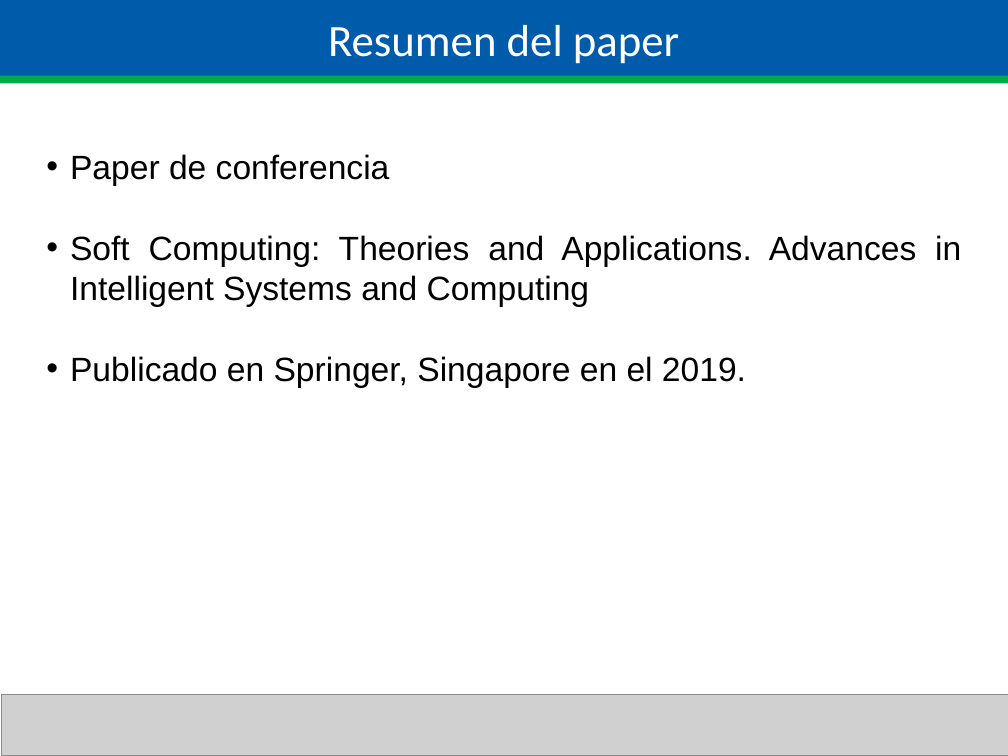
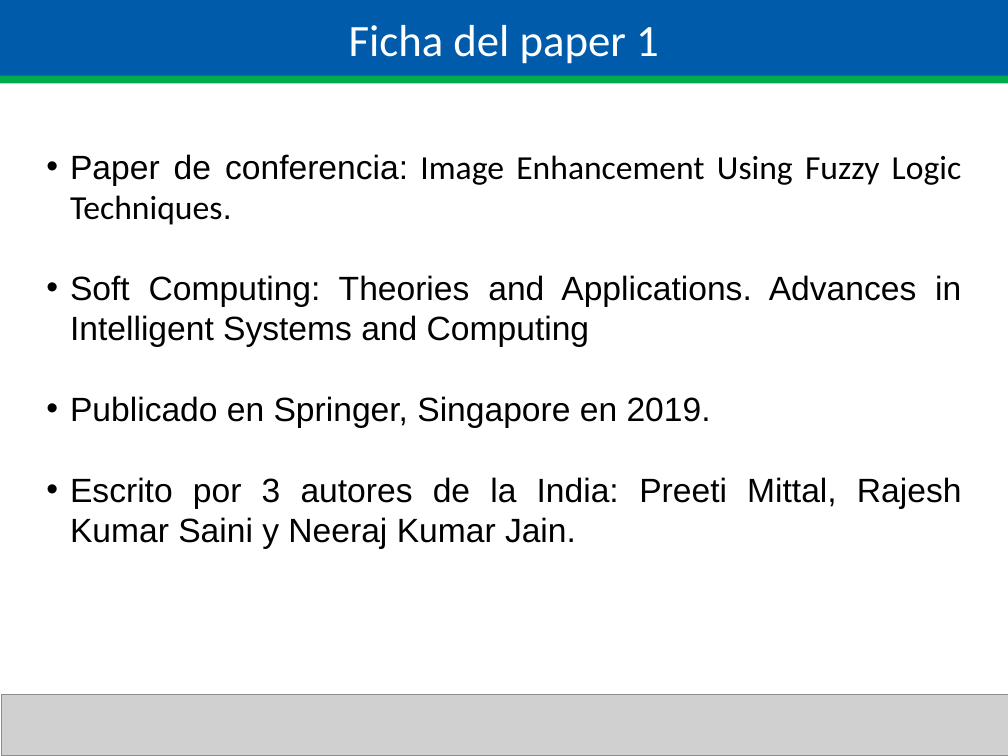
Before and after one commit to poface64/MIASegundoSemestre, a slide deck: slide 2 of LOGICA DIFUSA/TAREA F. PROPUESTA DE ARTICULO/PRESENTACION LOGICA DIFUSA.ppt (slide 8 before the commit). Drawn at 1008x756 pixels with LibreOffice and Linux fonts; fonts in the diff are those of the drawing; grey boxes stand for pictures. Boxes give left, top, right and bottom in pixels: in the first picture for what was removed or moved away, otherwise in the second. Text is boxed around its words. In the diff, an @@ line names an element or a change of style, - is before the commit and + after.

Commit message:
logica avance 2

```diff
--- a/LOGICA DIFUSA/TAREA F. PROPUESTA DE ARTICULO/PRESENTACION LOGICA DIFUSA.ppt
+++ b/LOGICA DIFUSA/TAREA F. PROPUESTA DE ARTICULO/PRESENTACION LOGICA DIFUSA.ppt
@@ text in rectangle at [349,25,659,64]: text changed @@
-Resumen del paper
+Ficha del paper 1
@@ text at [70,154,962,225]: text changed; font Arial to Calibri @@
-• Paper de conferencia
+• Paper de conferencia: Image Enhancement Using Fuzzy Logic Techniques.
@@ text at [70,396,962,549]: text changed @@
-• Publicado en Springer, Singapore en el 2019.
+• Publicado en Springer, Singapore en 2019.
+• Escrito por 3 autores de la India: Preeti Mittal, Rajesh Kumar Saini y Neeraj Kumar Jain.
```
Also in this commit, not shown: 1 other slide changed, 3 slides added, 2 slides removed.
